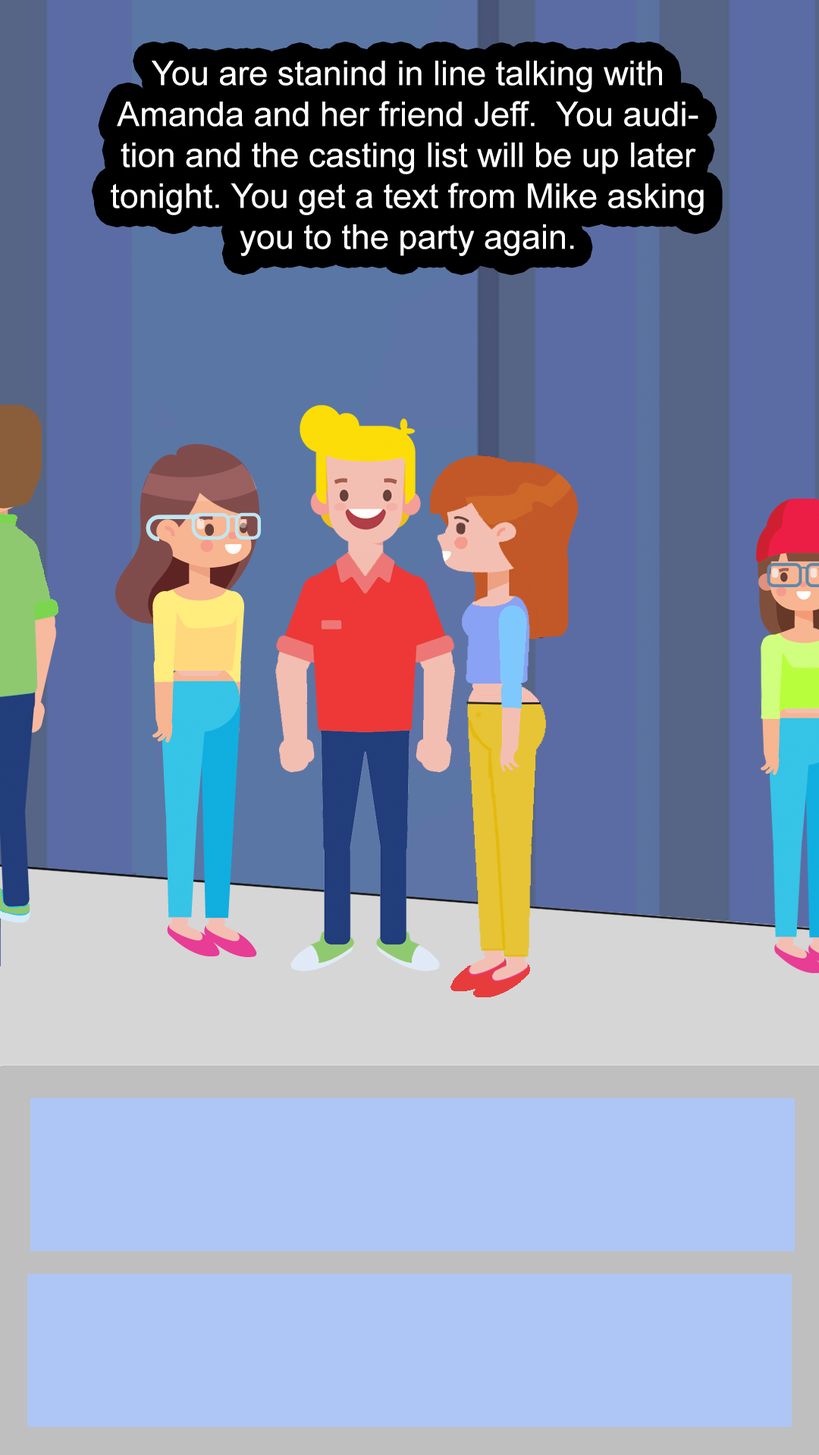
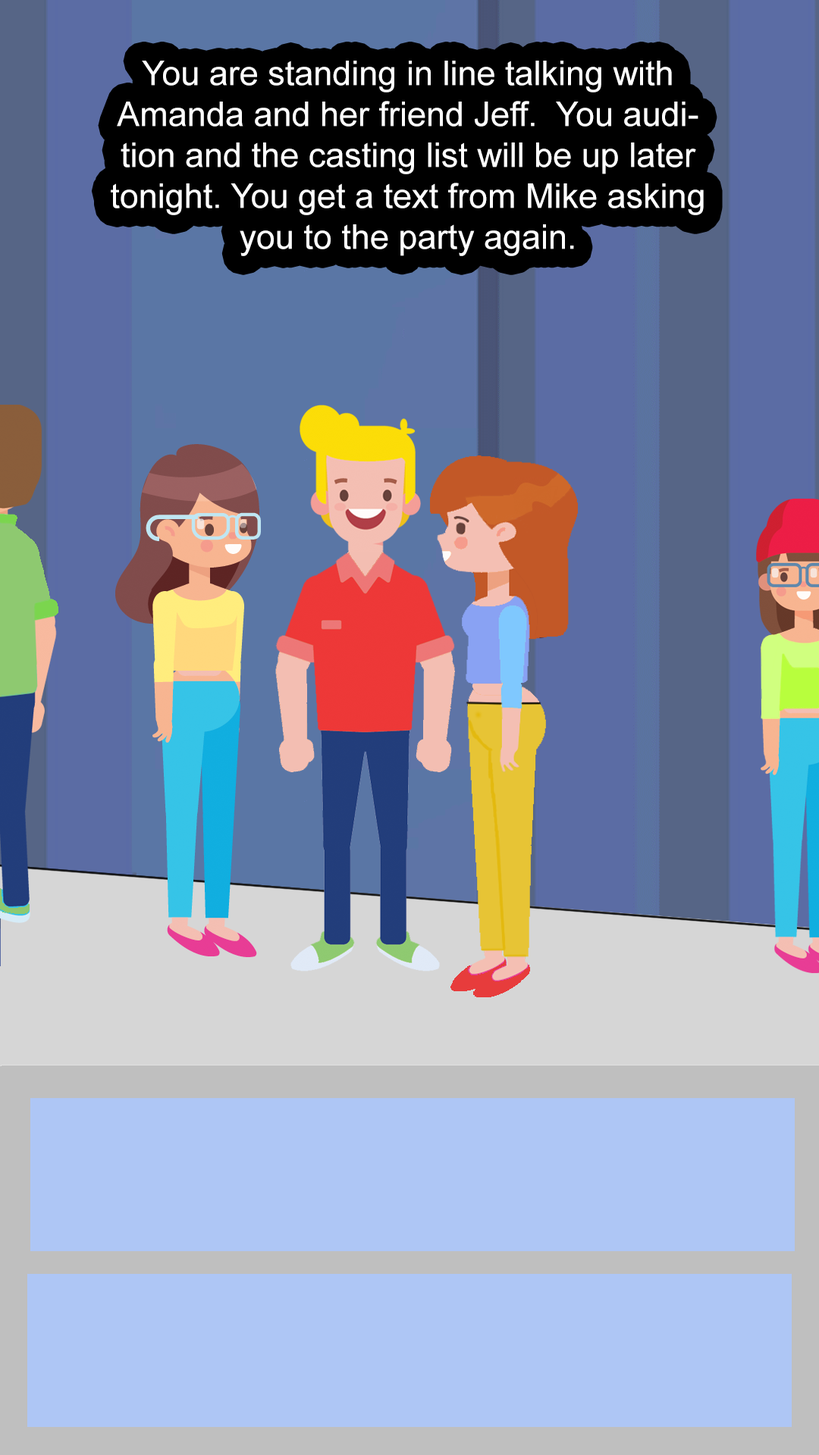
The second 819×1455 image is a revision of the first. Changes to its layers:
renamed "You are stanind in line talking with Amanda and her friend Jeff" to "You are standing in line talking with Amanda and her friend Jef", painted on it over <box>122,60,691,93</box>
